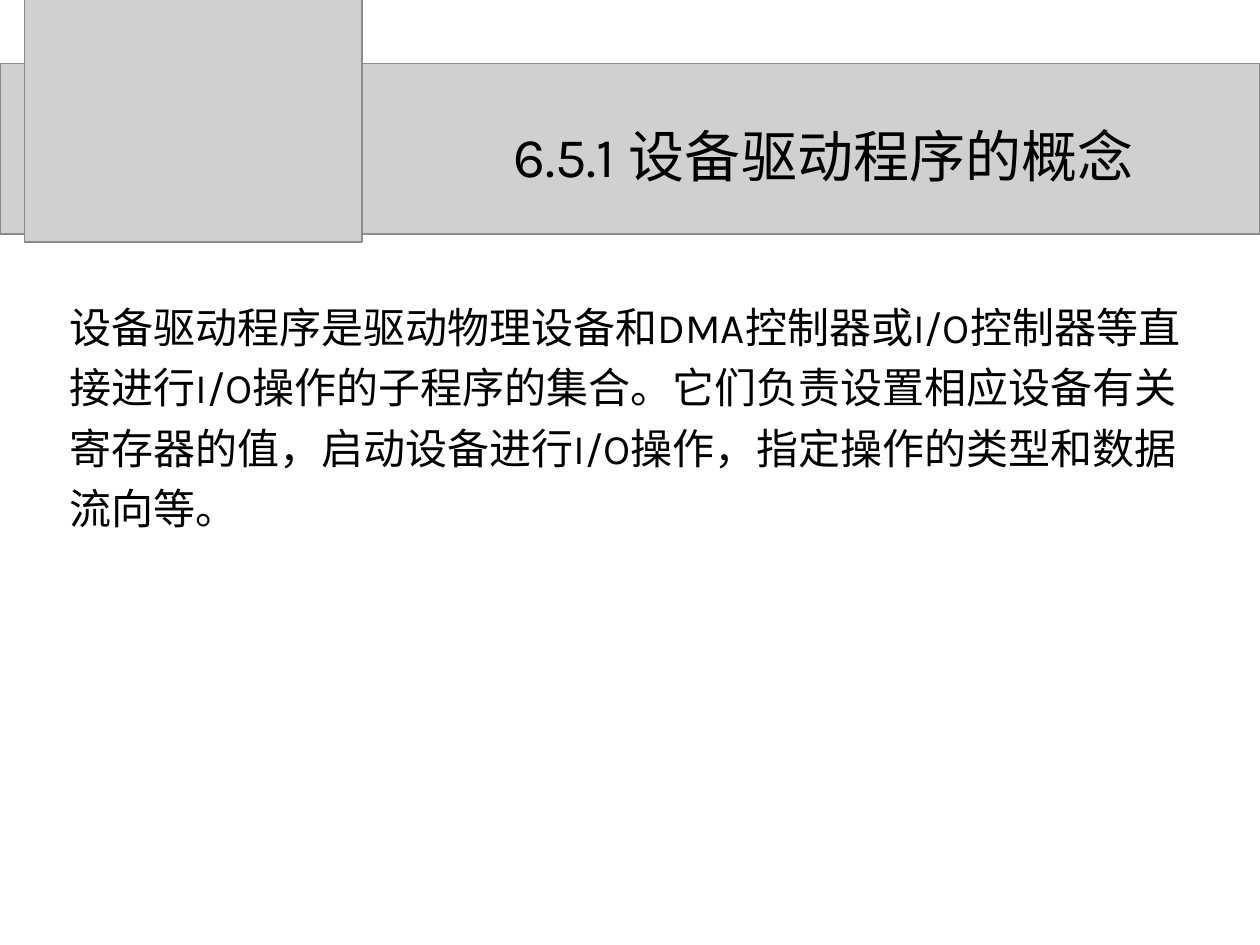
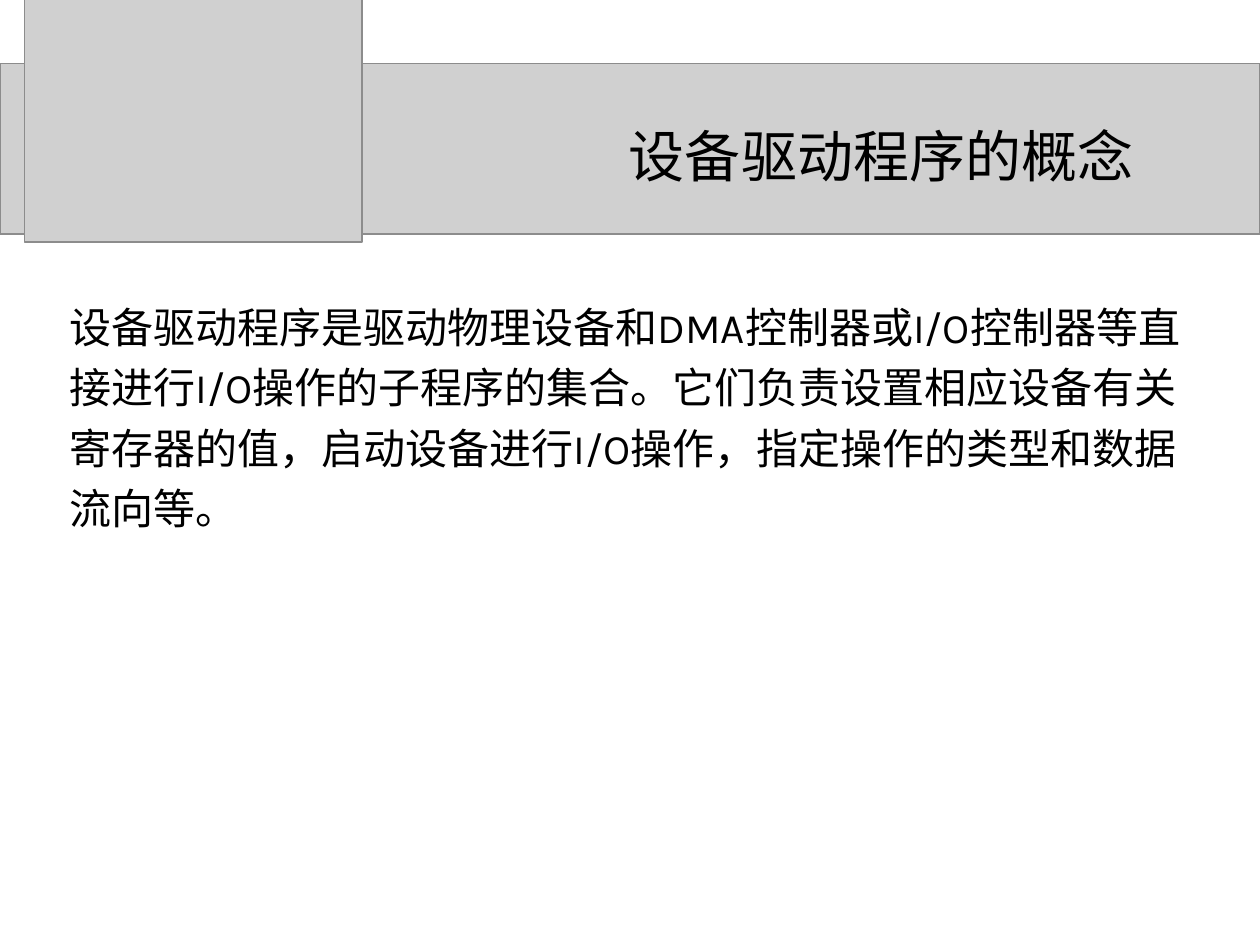
Before and after one commit to zeemeil/zeemeil.github.io, a slide deck: slide 84 of files/2025_2_OS/1015_OS_device.pptx (slide 81 before the commit). Drawn at 1260x945 pixels with LibreOffice and Linux fonts; fonts in the diff are those of the drawing; grey boxes stand for pictures. Boxes give left, top, right and bottom in pixels: in the first picture for what was removed or moved away, otherwise in the second. Text is boxed around its words. In the diff, an @@ line names an element or a change of style, - is before the commit and + after.

```diff
--- a/files/2025_2_OS/1015_OS_device.pptx
+++ b/files/2025_2_OS/1015_OS_device.pptx
@@ title at <box>629,129,1133,182</box>: text changed @@
-6.5.1 设备驱动程序的概念
+设备驱动程序的概念
```
Also in this commit, not shown: 56 other slides changed, 3 slides added, 17 other files.
